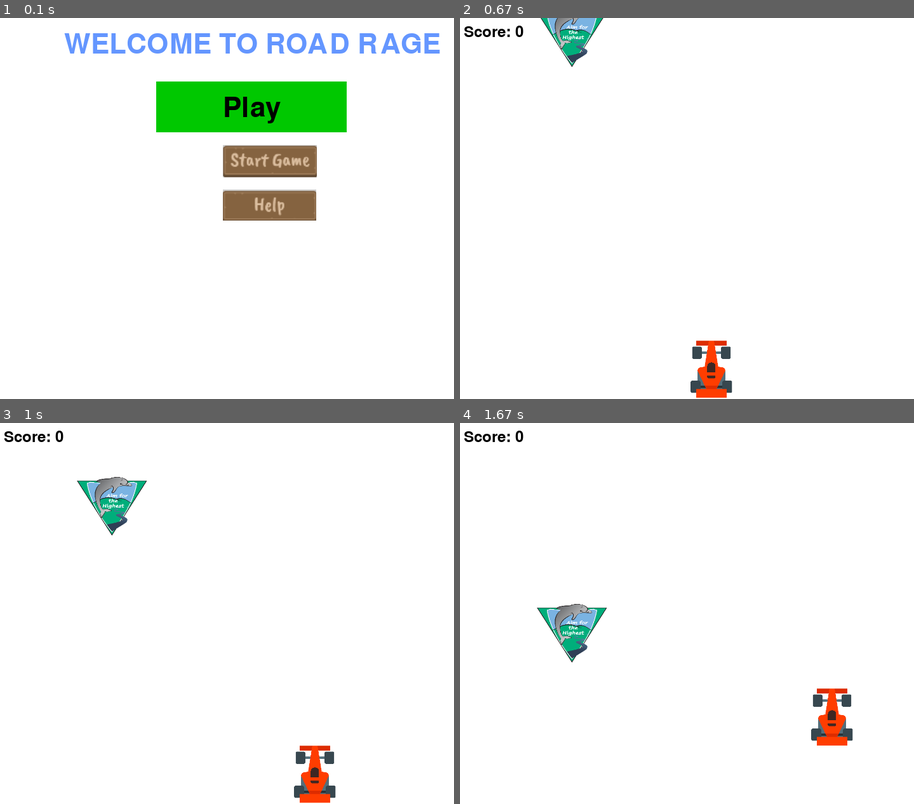
Above: before the commit, frames 1-4 (two rows, left to right).
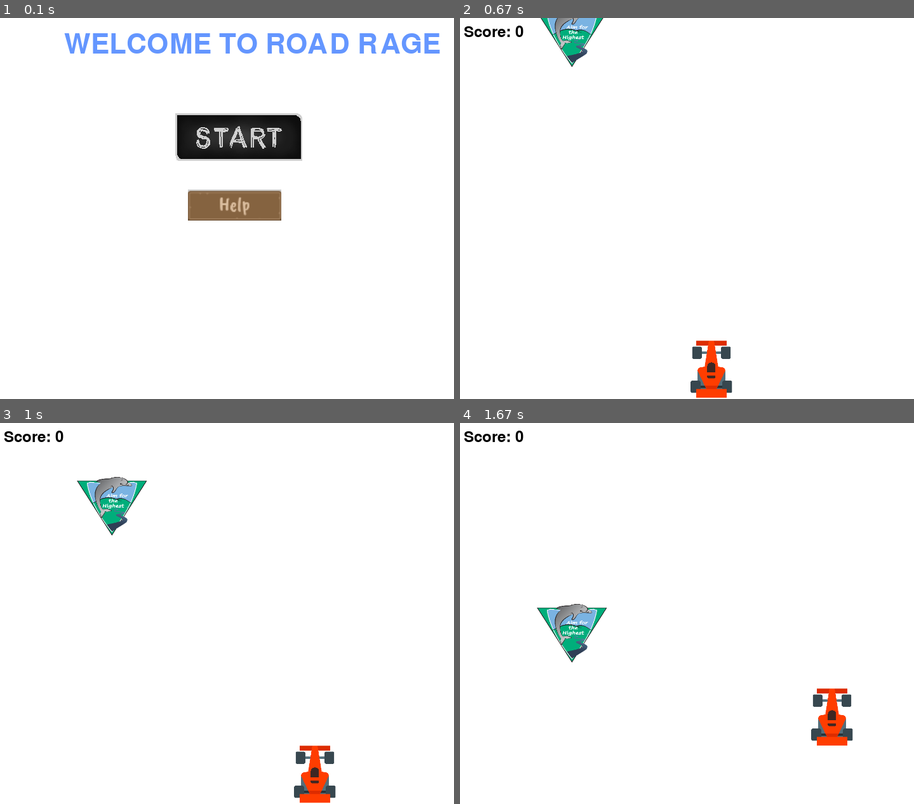
Above: after the commit, the same moments.

Repository: NicoVDT/SDD-AT3
Game: pygame game, started from python game/car game.py
Same seed, same stepped clock (60 frames per second), same inputs: the game is played once before the commit and once after it.
Inputs (mouse positions are in pixels of both pictures, inside the frame that each line leads up to):
- Up to frame 1 (0.1 s): no input
- Up to frame 2 (0.67 s): click (709, 105) at 0.38 s, where only the run before the commit has a clickable "Play"
- Up to frame 3 (1 s): hold Right from 0.67 s (still down); move the mouse to (231, 628) at 0.7 s
- Up to frame 4 (1.67 s): release Right at 1.13 s; hold Up 1.17-1.47 s; hold Right from 1.5 s (still down)

The runs differ from the first frame. In frame 1, 10% of the frame differs, in the area x 34-77%, y 16-54%; in frame 2, nothing differs; in frame 3, nothing differs; in frame 4, nothing differs.

Commit message:
old buttons deleted and repladed by graphics butto

Diff:
--- a/python game/car game.py
+++ b/python game/car game.py
@@ -22,7 +22,8 @@
 
 # Load the images
 help_button_image = pygame.image.load("helpbutton.png")
-start_game_button_image = pygame.image.load("startgame.png")
+start_game_button = pygame.image.load("Menu Buttons\Large Buttons\Large Buttons\Start Button.png")
+start_game_button_image = pygame.transform.scale(start_game_button, (200, 75))
 car_image = pygame.image.load("car.png")
 car_width, car_height = car_image.get_rect().size
 carbomb_image = pygame.image.load("carbomb.png")
@@ -88,8 +89,8 @@
         #draw button on screen
         screen.blit(self.image, (self.rect.x, self.rect.y))
 
-start_button = Button(355, 200, start_game_button_image)
-help_button = Button(355, 270, help_button_image)
+start_button = Button(280, 150, start_game_button_image)
+help_button = Button(300, 270, help_button_image)
 # Set the game loop
 colourcounter = 499
 running = True
@@ -109,26 +110,11 @@
     start_button.draw()
     help_button.draw()
 
-    button_colour = (50, 150, 50)
-    mouse = pygame.mouse.get_pos()
-    if 250 + 300 > mouse[0] > 250 and 100 + 80 > mouse[1] > 100:
-        pygame.draw.rect(screen, bright_green, pygame.Rect(250, 100, 300, 80))
-    else:
-        pygame.draw.rect(screen, green, pygame.Rect(250, 100, 300, 80))
-
     titletext = start_game_font.render(
         "WELCOME TO ROAD RAGE", True, (100, 150, 255))
 
-    start_game_text = start_game_font.render(
-        "Play", True, (0, 0, 0))
-
-    start_game_rect = start_game_text.get_rect()
-    start_game_rect.center = (screen_width // 2, screen_height // 2)
-
-    screen.blit(start_game_text, (355, 120))
+
     screen.blit(titletext, (105, 20))
-
-    print(mouse)
     pygame.display.flip()
 
 
